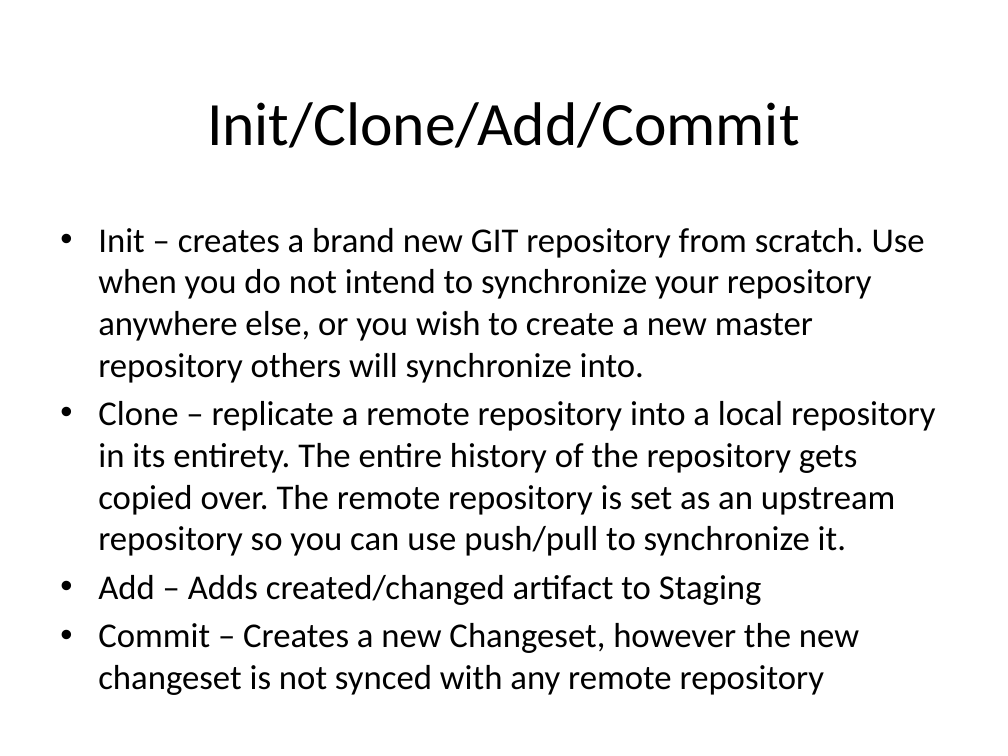
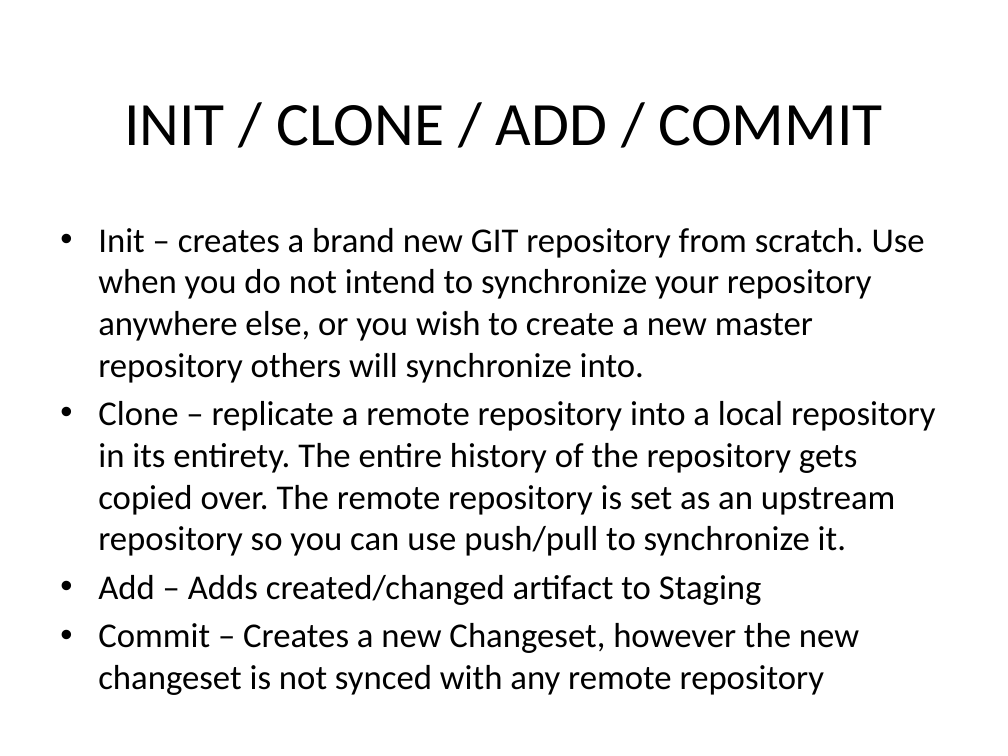
Before and after one commit to kangelov/gitdemo, a slide deck: slide 16 of powerpoint/An Introduction to GIT.pptx. Drawn at 1008x756 pixels with LibreOffice and Linux fonts; fonts in the diff are those of the drawing. Boxes give left, top, right and bottom in pixels: in the first picture for what was removed or moved away, otherwise in the second. Text is boxed around its words. In the diff, an @@ line names an element or a change of style, - is before the commit and + after.

```diff
--- a/powerpoint/An Introduction to GIT.pptx
+++ b/powerpoint/An Introduction to GIT.pptx
@@ title at box(124, 105, 883, 146): text changed @@
-Init/Clone/Add/Commit
+INIT / CLONE / ADD / COMMIT
```
Also in this commit, not shown: 14 other slides changed, 2 slides added.
